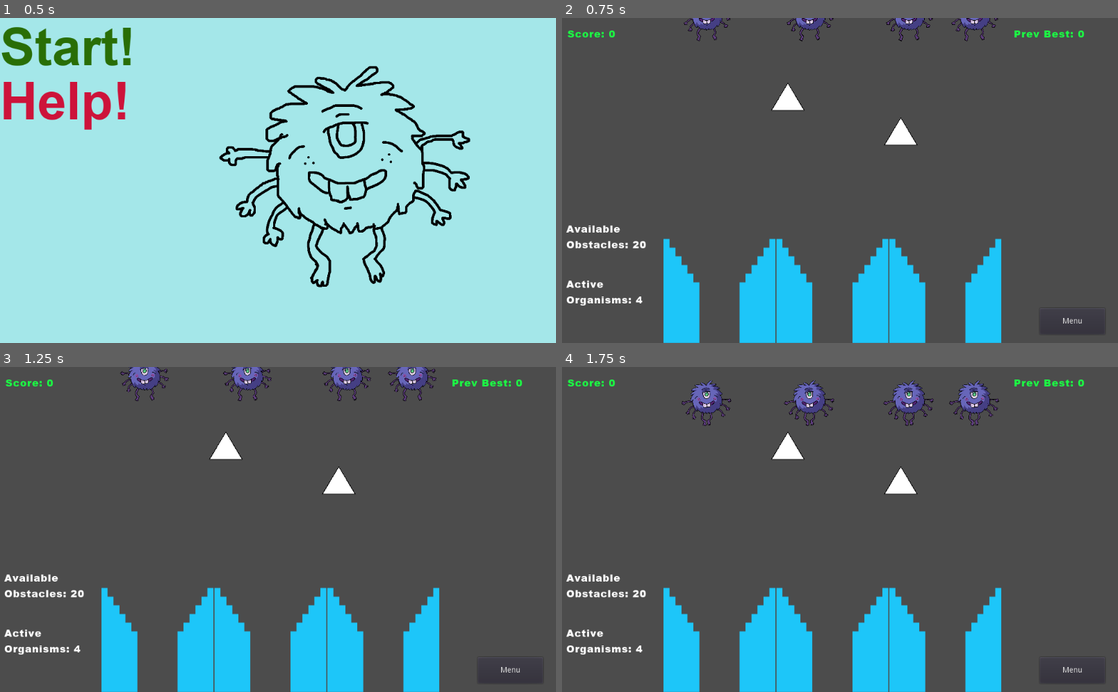
Above: before the commit, frames 1-4 (two rows, left to right).
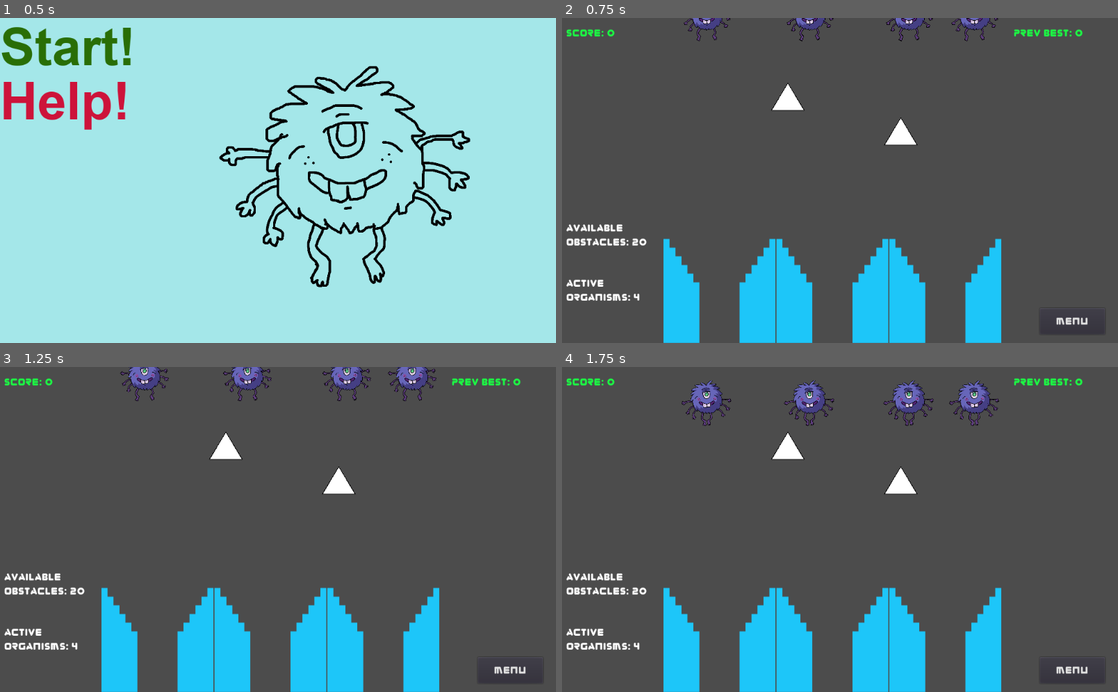
Above: after the commit, the same moments.

Repository: TreyDettmer/UP-Game-Jam-22
Game: Godot game, scene res://Scenes/MainMenu.tscn
Same seed, same stepped clock (60 frames per second), same inputs: the game is played once before the commit and once after it.
Inputs (mouse positions are in pixels of both pictures, inside the frame that each line leads up to):
- Up to frame 1 (0.5 s): no input
- Up to frame 2 (0.75 s): click "Start!" at 0.5 s
- Up to frame 3 (1.25 s): no input
- Up to frame 4 (1.75 s): drag from (901, 493) to (828, 688) at 1.27 s

Frame 1 is identical in both runs. In frame 2, 1.3% of the frame differs, in the area x 0-95%, y 3-95%; in frame 3, 1.3%; in frame 4, 1.3%.

Commit message:
changed the fonts :)

Diff:
--- a/Project/Scenes/MenuLayer.tscn
+++ b/Project/Scenes/MenuLayer.tscn
@@ -1,6 +1,6 @@
-[gd_scene load_steps=5 format=2]
-
-[ext_resource path="res://Fonts/ARIBLK.TTF" type="DynamicFontData" id=1]
+[gd_scene load_steps=7 format=2]
+
+[ext_resource path="res://Fonts/zorque.otf" type="DynamicFontData" id=1]
 [ext_resource path="res://Scenes/OptionsMenu.tscn" type="PackedScene" id=2]
 [ext_resource path="res://Scripts/MenuLayer.gd" type="Script" id=3]
 
@@ -10,14 +10,21 @@
 extra_spacing_char = 1
 font_data = ExtResource( 1 )
 
+[sub_resource type="DynamicFont" id=2]
+size = 24
+font_data = ExtResource( 1 )
+
+[sub_resource type="DynamicFont" id=3]
+font_data = ExtResource( 1 )
+
 [node name="MenuLayer" type="CanvasLayer"]
 follow_viewport_enable = true
 script = ExtResource( 3 )
 
 [node name="CurrentScoreLabel" type="Label" parent="."]
-margin_left = 10.0
+margin_left = 8.0
 margin_top = 16.0
-margin_right = 128.0
+margin_right = 126.0
 margin_bottom = 51.0
 custom_colors/font_color = Color( 0.113725, 0.976471, 0.270588, 1 )
 custom_fonts/font = SubResource( 1 )
@@ -73,135 +80,139 @@
 anchor_left = 0.5
 anchor_right = 0.5
 anchor_bottom = 1.0
-margin_left = -160.0
-margin_top = 40.0
-margin_right = 32.0
-margin_bottom = -304.0
+margin_left = -280.0
+margin_top = 16.0
+margin_right = -32.0
+margin_bottom = -328.0
 rect_scale = Vector2( 2, 2 )
 columns = 3
 
 [node name="placeholder" type="Label" parent="GameOverMenu"]
-margin_right = 57.0
-margin_bottom = 31.0
+margin_top = 15.0
+margin_right = 57.0
+margin_bottom = 46.0
 text = "
 "
 align = 1
 
 [node name="GameOverLabel" type="Label" parent="GameOverMenu"]
 margin_left = 61.0
-margin_right = 137.0
-margin_bottom = 31.0
+margin_right = 204.0
+margin_bottom = 61.0
+custom_fonts/font = SubResource( 2 )
 text = "GAME OVER
 "
 align = 1
 
 [node name="placeholder2" type="Label" parent="GameOverMenu"]
-margin_left = 141.0
-margin_right = 181.0
-margin_bottom = 31.0
+margin_left = 208.0
+margin_top = 15.0
+margin_right = 248.0
+margin_bottom = 46.0
 text = "
 "
 align = 1
 
 [node name="placeholder3" type="Label" parent="GameOverMenu"]
-margin_top = 35.0
-margin_right = 57.0
-margin_bottom = 66.0
+margin_top = 65.0
+margin_right = 57.0
+margin_bottom = 96.0
 text = "
 "
 align = 1
 
 [node name="HighScoreEndGame" type="Label" parent="GameOverMenu"]
 margin_left = 61.0
-margin_top = 35.0
-margin_right = 137.0
-margin_bottom = 66.0
+margin_top = 65.0
+margin_right = 204.0
+margin_bottom = 96.0
 text = "
 "
 align = 1
 
 [node name="placeholder4" type="Label" parent="GameOverMenu"]
-margin_left = 141.0
-margin_top = 35.0
-margin_right = 181.0
-margin_bottom = 66.0
+margin_left = 208.0
+margin_top = 65.0
+margin_right = 248.0
+margin_bottom = 96.0
 text = "
 "
 align = 1
 
 [node name="placeholder5" type="Label" parent="GameOverMenu"]
-margin_top = 70.0
-margin_right = 57.0
-margin_bottom = 101.0
+margin_top = 106.0
+margin_right = 57.0
+margin_bottom = 137.0
 text = "
 "
 align = 1
 
 [node name="Score" type="Label" parent="GameOverMenu"]
 margin_left = 61.0
-margin_top = 70.0
-margin_right = 137.0
-margin_bottom = 101.0
+margin_top = 100.0
+margin_right = 204.0
+margin_bottom = 143.0
+custom_fonts/font = SubResource( 3 )
 text = "Score:
 "
 align = 1
 
 [node name="placeholder6" type="Label" parent="GameOverMenu"]
-margin_left = 141.0
-margin_top = 70.0
-margin_right = 181.0
-margin_bottom = 101.0
+margin_left = 208.0
+margin_top = 106.0
+margin_right = 248.0
+margin_bottom = 137.0
 text = "
 "
 align = 1
 
 [node name="placeholder7" type="Label" parent="GameOverMenu"]
-margin_top = 105.0
-margin_right = 57.0
-margin_bottom = 136.0
+margin_top = 147.0
+margin_right = 57.0
+margin_bottom = 178.0
 text = "
 "
 align = 1
 
 [node name="placeholder8" type="Label" parent="GameOverMenu"]
 margin_left = 61.0
-margin_top = 105.0
-margin_right = 137.0
-margin_bottom = 136.0
+margin_top = 147.0
+margin_right = 204.0
+margin_bottom = 178.0
 text = "
 "
 align = 1
 
 [node name="placeholder9" type="Label" parent="GameOverMenu"]
-margin_left = 141.0
-margin_top = 105.0
-margin_right = 181.0
-margin_bottom = 136.0
+margin_left = 208.0
+margin_top = 147.0
+margin_right = 248.0
+margin_bottom = 178.0
 text = "
 "
 align = 1
 
 [node name="RestartButton" type="Button" parent="GameOverMenu"]
-margin_top = 140.0
-margin_right = 57.0
-margin_bottom = 171.0
+margin_top = 182.0
+margin_right = 57.0
+margin_bottom = 213.0
 text = "Restart"
 icon_align = 1
 
 [node name="placeholder10" type="Label" parent="GameOverMenu"]
 margin_left = 61.0
-margin_top = 140.0
-margin_right = 137.0
-margin_bottom = 171.0
+margin_top = 182.0
+margin_right = 204.0
+margin_bottom = 213.0
 text = "
 "
 align = 1
 
 [node name="QuitButton" type="Button" parent="GameOverMenu"]
-margin_left = 141.0
-margin_top = 140.0
-margin_right = 181.0
-margin_bottom = 171.0
+margin_left = 208.0
+margin_top = 182.0
+margin_right = 248.0
+margin_bottom = 213.0
 text = "Quit"
 icon_align = 1
 
--- a/Project/Scenes/OptionsMenu.tscn
+++ b/Project/Scenes/OptionsMenu.tscn
@@ -1,6 +1,22 @@
-[gd_scene load_steps=2 format=2]
+[gd_scene load_steps=6 format=2]
 
 [ext_resource path="res://Scripts/OptionsMenu.gd" type="Script" id=1]
+[ext_resource path="res://Fonts/zorque.otf" type="DynamicFontData" id=2]
+
+[sub_resource type="DynamicFont" id=2]
+size = 18
+extra_spacing_char = 1
+font_data = ExtResource( 2 )
+
+[sub_resource type="DynamicFont" id=3]
+size = 18
+extra_spacing_char = 1
+font_data = ExtResource( 2 )
+
+[sub_resource type="DynamicFont" id=1]
+size = 18
+extra_spacing_char = 1
+font_data = ExtResource( 2 )
 
 [node name="OptionsMenu" type="Control"]
 pause_mode = 2
@@ -21,6 +37,7 @@
 margin_top = 272.0
 margin_right = 1704.0
 margin_bottom = 292.0
+custom_fonts/font = SubResource( 2 )
 text = "Quit"
 
 [node name="ResumeButton" type="Button" parent="MenuBackground"]
@@ -30,6 +47,7 @@
 margin_top = 310.0
 margin_right = 1704.0
 margin_bottom = 330.0
+custom_fonts/font = SubResource( 3 )
 text = "Resume"
 
 [node name="MenuButton" type="Button" parent="."]
@@ -37,6 +55,7 @@
 margin_top = 536.0
 margin_right = 1000.0
 margin_bottom = 584.0
+custom_fonts/font = SubResource( 1 )
 text = "Menu"
 
 [connection signal="pressed" from="MenuBackground/QuitButton" to="." method="_on_QuitButton_pressed"]
--- a/Project/Scripts/MenuLayer.gd
+++ b/Project/Scripts/MenuLayer.gd
@@ -28,7 +28,7 @@
 
 func endGame():
 	$GameOverMenu.show()
-	$GameOverRect.show()
+	#$GameOverRect.show()
 	gameOverScore.set_text("Score: " + str(score))
 
 func _on_QuitButton_pressed():
Binary file added: Project/Fonts/zorque.otf
